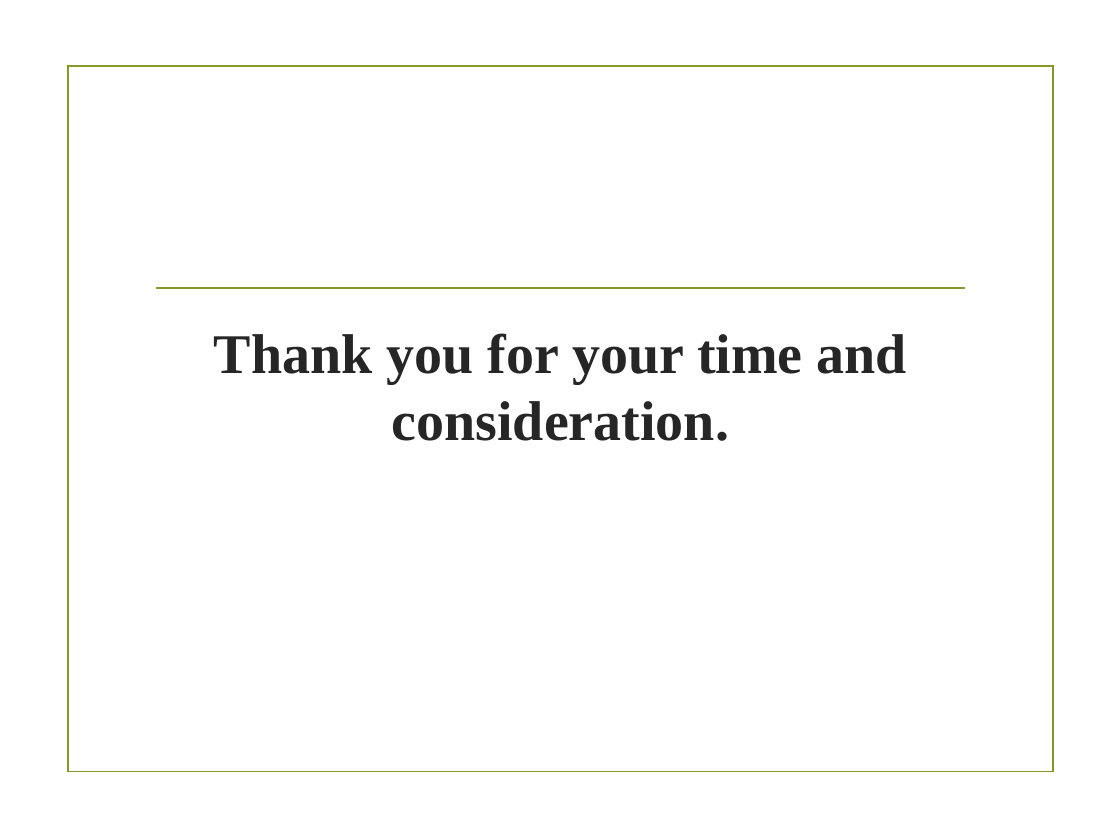
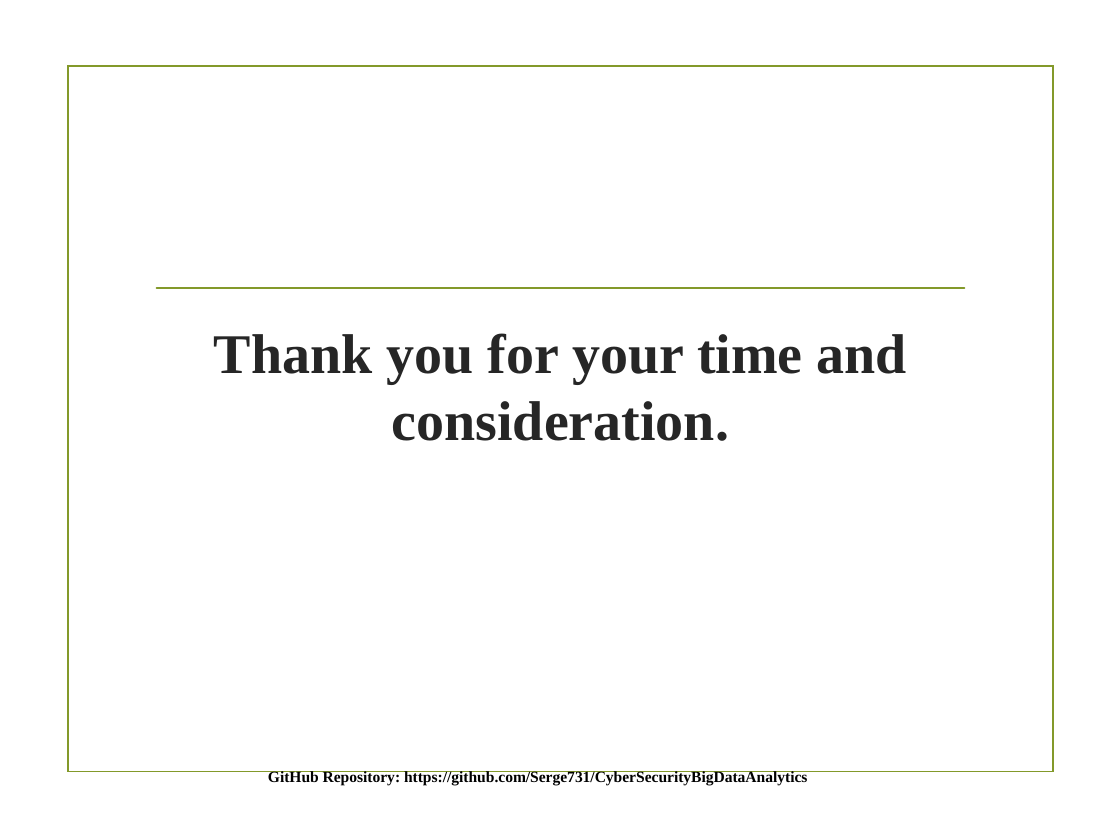
Before and after one commit to Serge731/CyberSecurityBigDataAnalytics, a slide deck: slide 13 of Cybersecurity_Capstone_Presentation.pptx. Drawn at 1120x840 pixels with LibreOffice and Linux fonts; fonts in the diff are those of the drawing; background and template pictures are left out. Boxes give left, top, right and bottom in pixels: in the first picture for what was removed or moved away, otherwise in the second. Text is boxed around its words. In the diff, an @@ line names an element or a change of style, - is before the commit and + after.

```diff
--- a/Cybersecurity_Capstone_Presentation.pptx
+++ b/Cybersecurity_Capstone_Presentation.pptx
@@ text added at <box>268,771,807,786</box>, 10 pt, text #000000, bold @@
+GitHub Repository: https://github.com/Serge731/CyberSecurityBigDataAnalytics
```
Also in this commit, not shown: 9 other slides changed, 2 slides added, 2 slides removed.
